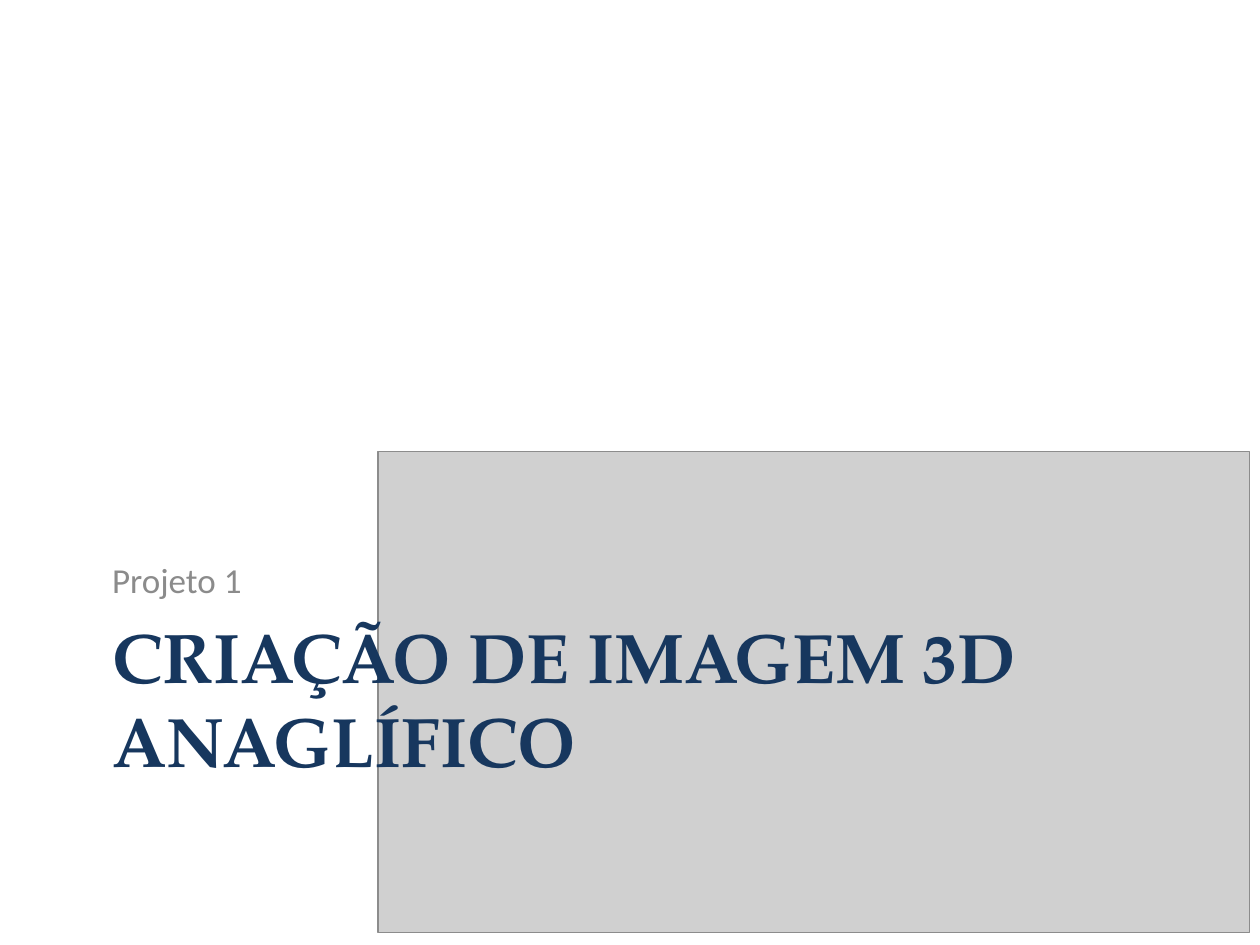
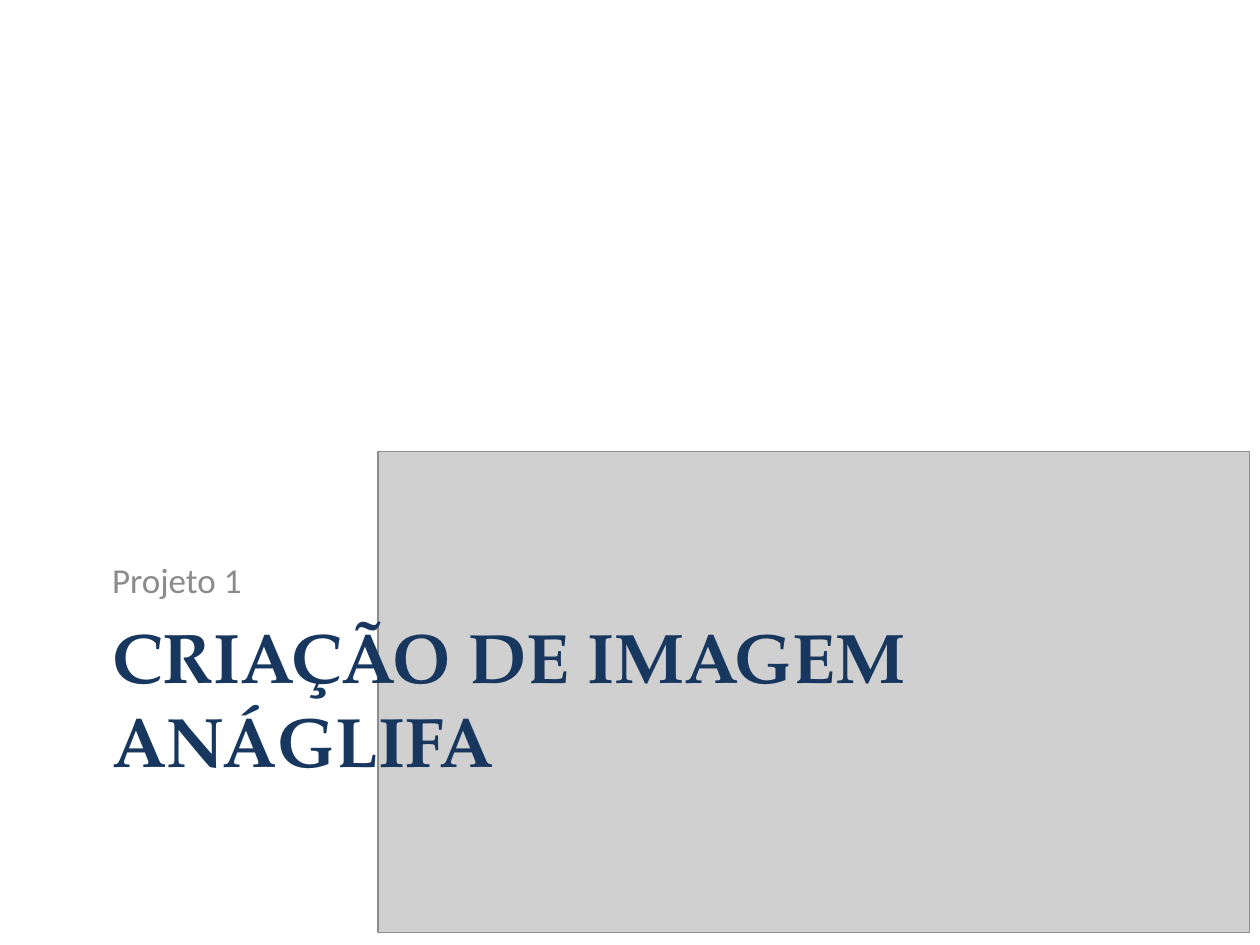
Before and after one commit to andrecurvello/tests-zingarelli, a slide deck: slide 78 of 1-Meus-Artigos/Minicurso-SemComp2011/minicurso-SemComp2011.pptx (slide 73 before the commit). Drawn at 1260x945 pixels with LibreOffice and Linux fonts; fonts in the diff are those of the drawing; grey boxes stand for pictures. Boxes give left, top, right and bottom in pixels: in the first picture for what was removed or moved away, otherwise in the second. Text is boxed around its words. In the diff, an @@ line names an element or a change of style, - is before the commit and + after.

```diff
--- a/1-Meus-Artigos/Minicurso-SemComp2011/minicurso-SemComp2011.pptx
+++ b/1-Meus-Artigos/Minicurso-SemComp2011/minicurso-SemComp2011.pptx
@@ title at (112, 610, 906, 793): text changed @@
-CRIAÇÃO DE IMAGEM 3D ANAGLÍFICO
+CRIAÇÃO DE IMAGEM ANÁGLIFA
```
Also in this commit, not shown: 6 other slides changed, 5 slides added, 1 slide removed, 15 other files.
